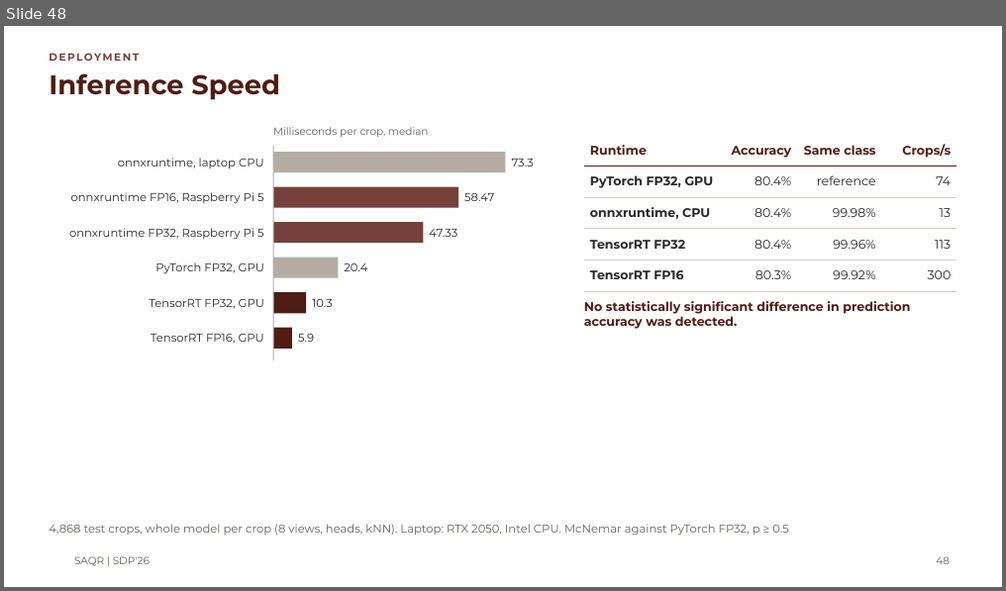
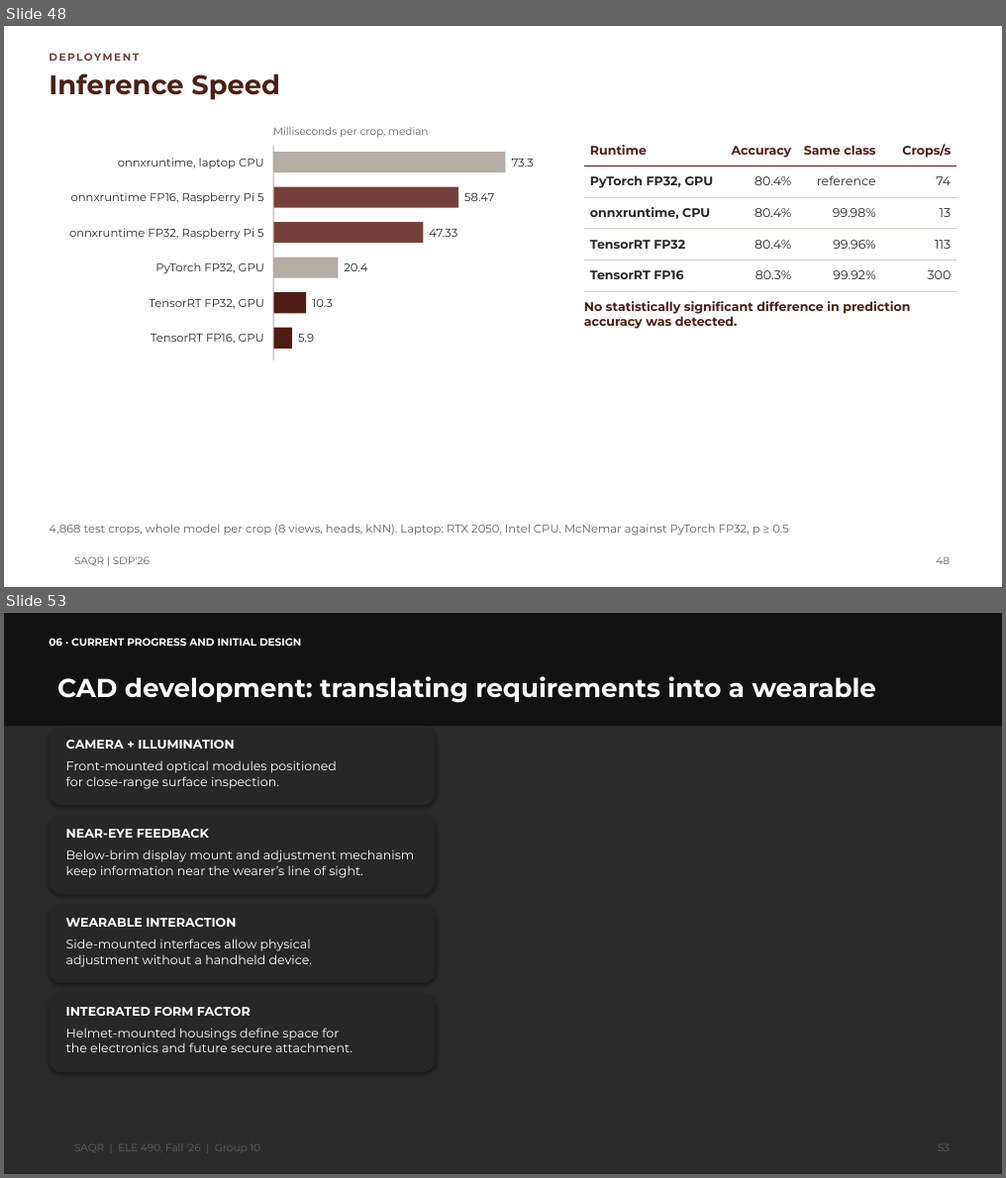
Before and after one commit to MASAR-AUS/SAQR, a slide deck: SAQR CMP490 Presentation.pptx. Shown one above the other, each under a label of ours: slide 48 before the commit, slides 48 and 53 after it; the slides between them are not shown. The pictures are 1006x591 and 1006x1178 pixels, drawn with LibreOffice and Linux fonts; fonts in the diff are those of the drawing; background and template pictures are left out; a plain dark background stands for a picture behind light text. Boxes give left, top, right and bottom in pixels: in the first picture for what was removed or moved away, otherwise in the second. Text is boxed around its words. In the diff, an @@ line names an element or a change of style, - is before the commit and + after.

```diff
--- a/SAQR CMP490 Presentation.pptx
+++ b/SAQR CMP490 Presentation.pptx
@@ slide 53 added at (4,613,1002,1174), background picture (left out) @@
@@ rectangle added at (4,613,1002,726), fill #121212 @@
@@ text added at (49,638,301,646), 10 pt, text #FFFFFF, bold @@
+06 · CURRENT PROGRESS AND INITIAL DESIGN
@@ text added at (57,676,876,703), 25 pt, text #FFFFFF, bold @@
+CAD development: translating requirements into a wearable
@@ rounded rectangle added at (49,726,436,805), fill #272727 @@
@@ text added at (66,740,234,749), 12 pt, text #FFFFFF, bold @@
+CAMERA + ILLUMINATION
@@ text added at (66,761,337,789), 12 pt, text #FFFFFF @@
+Front-mounted optical modules positioned for close-range surface inspection.
@@ rounded rectangle added at (49,815,436,894), fill #272727 @@
@@ text added at (66,829,209,838), 12 pt, text #FFFFFF, bold @@
+NEAR-EYE FEEDBACK
@@ text added at (66,850,414,878), 12 pt, text #FFFFFF @@
+Below-brim display mount and adjustment mechanism keep information near the wearer’s line of sight.
@@ rounded rectangle added at (49,904,436,983), fill #272727 @@
@@ text added at (66,918,236,927), 12 pt, text #FFFFFF, bold @@
+WEARABLE INTERACTION
@@ text added at (66,939,312,967), 12 pt, text #FFFFFF @@
+Side-mounted interfaces allow physical adjustment without a handheld device.
@@ rounded rectangle added at (49,993,436,1072), fill #272727 @@
@@ text added at (66,1007,251,1016), 12 pt, text #FFFFFF, bold @@
+INTEGRATED FORM FACTOR
@@ text added at (66,1028,352,1053), 12 pt, text #FFFFFF @@
+Helmet-mounted housings define space for the electronics and future secure attachment.
@@ text added at (74,1145,260,1152), 10 pt, text #665F59 @@
+SAQR | ELE 490, Fall ‘26 | Group 10
@@ page number added at (938,1145,949,1152), 10 pt, text #665F59 @@
+53
```
Also in this commit, not shown: 1 slide changed, 5 other slides added.
